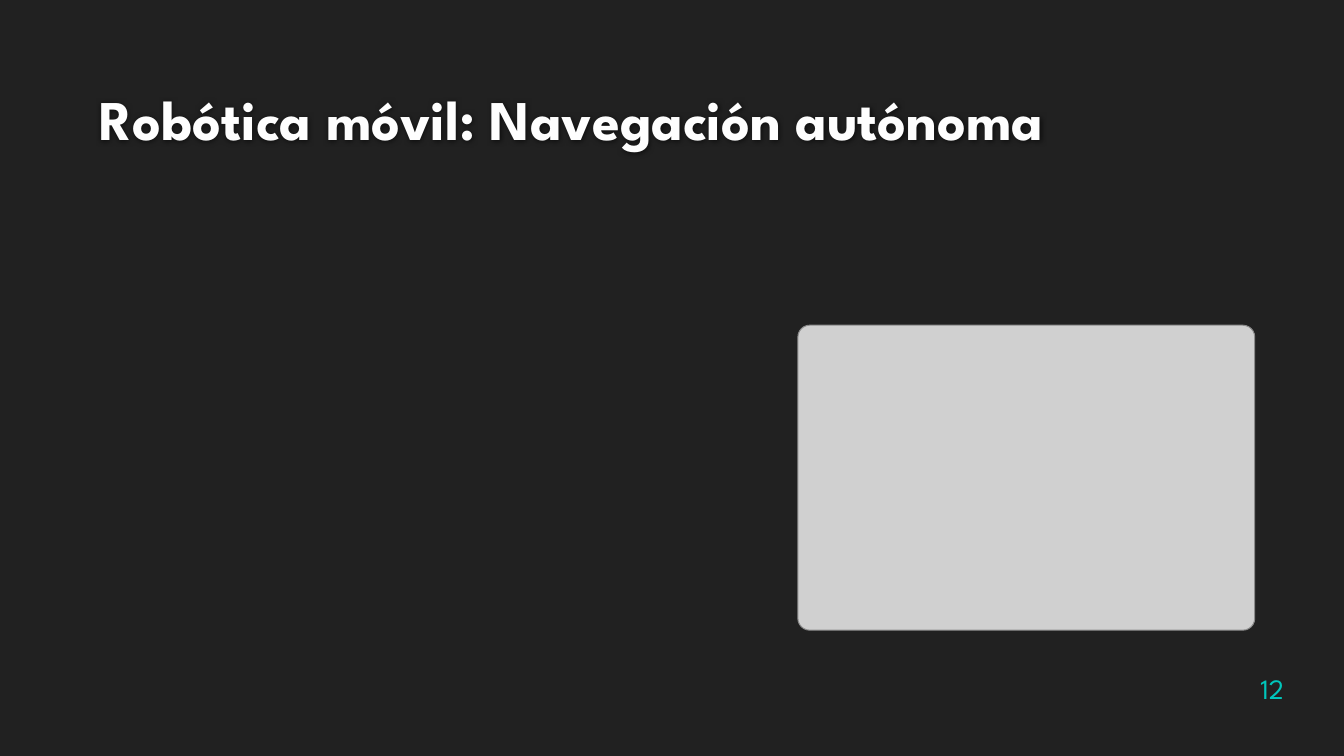
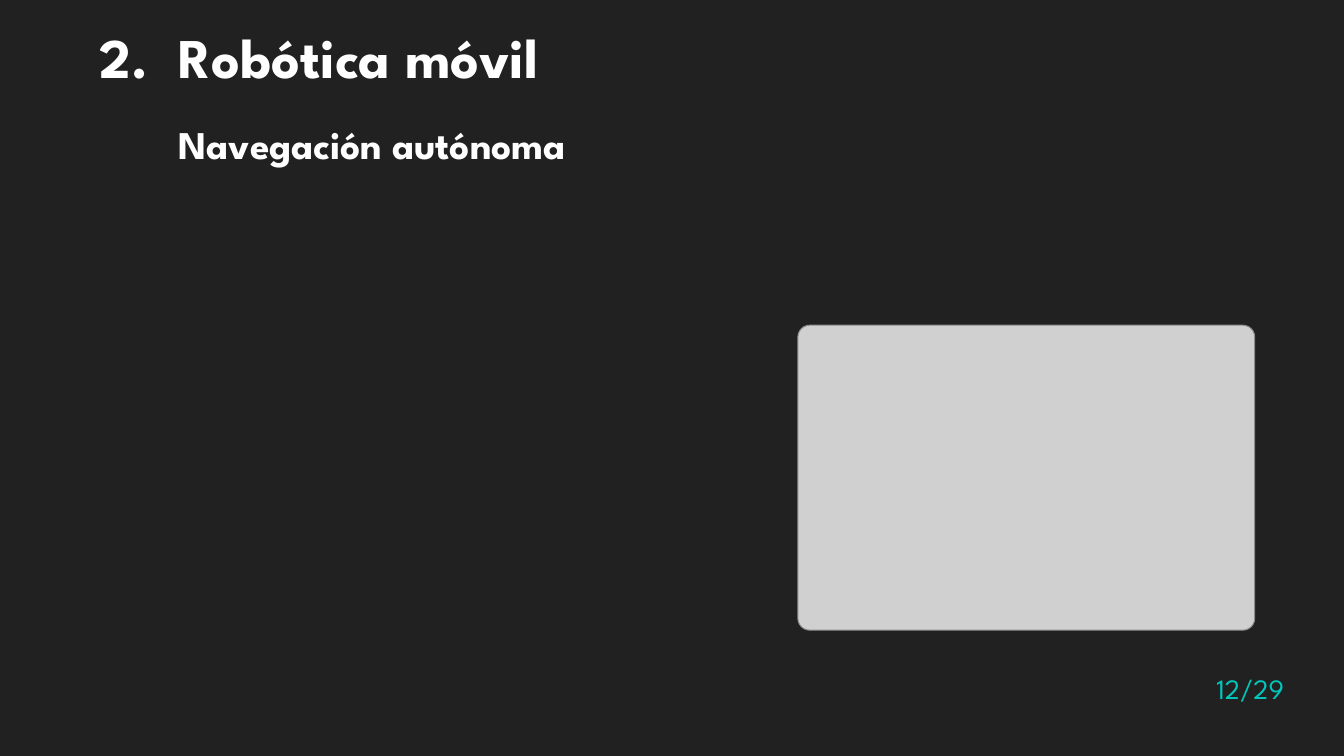
Before and after one commit to Zigic23/TFG-RobotSiguelineas, a slide deck: slide 12 of Presentación/Presentacion TFG.pptx. Drawn at 1344x756 pixels with LibreOffice and Linux fonts; fonts in the diff are those of the drawing; grey boxes stand for pictures; background and template pictures are left out. Boxes give left, top, right and bottom in pixels: in the first picture for what was removed or moved away, otherwise in the second. Text is boxed around its words. In the diff, an @@ line names an element or a change of style, - is before the commit and + after.

```diff
--- a/Presentación/Presentacion TFG.pptx
+++ b/Presentación/Presentacion TFG.pptx
@@ text "2. Robótica móvil" at [100,39,565,168]: vertical alignment bottom to top @@
@@ text at [100,39,565,168]: text changed; size 40 to 28 pt; text colour #FEFEFE to #FFFFFF @@
-Robótica móvil: Navegación autónoma
+2. Robótica móvil
+Navegación autónoma
@@ page number at [1216,679,1283,702]: text changed @@
-12
+12/29
```
Also in this commit, not shown: 27 other slides changed, 1 slide added, 1 slide removed, 4 other files.
